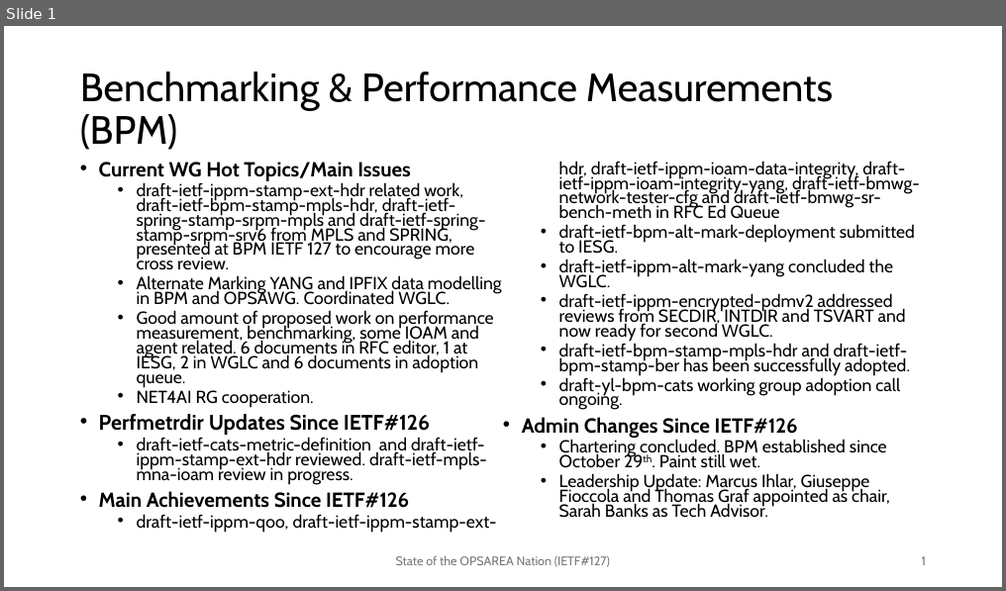
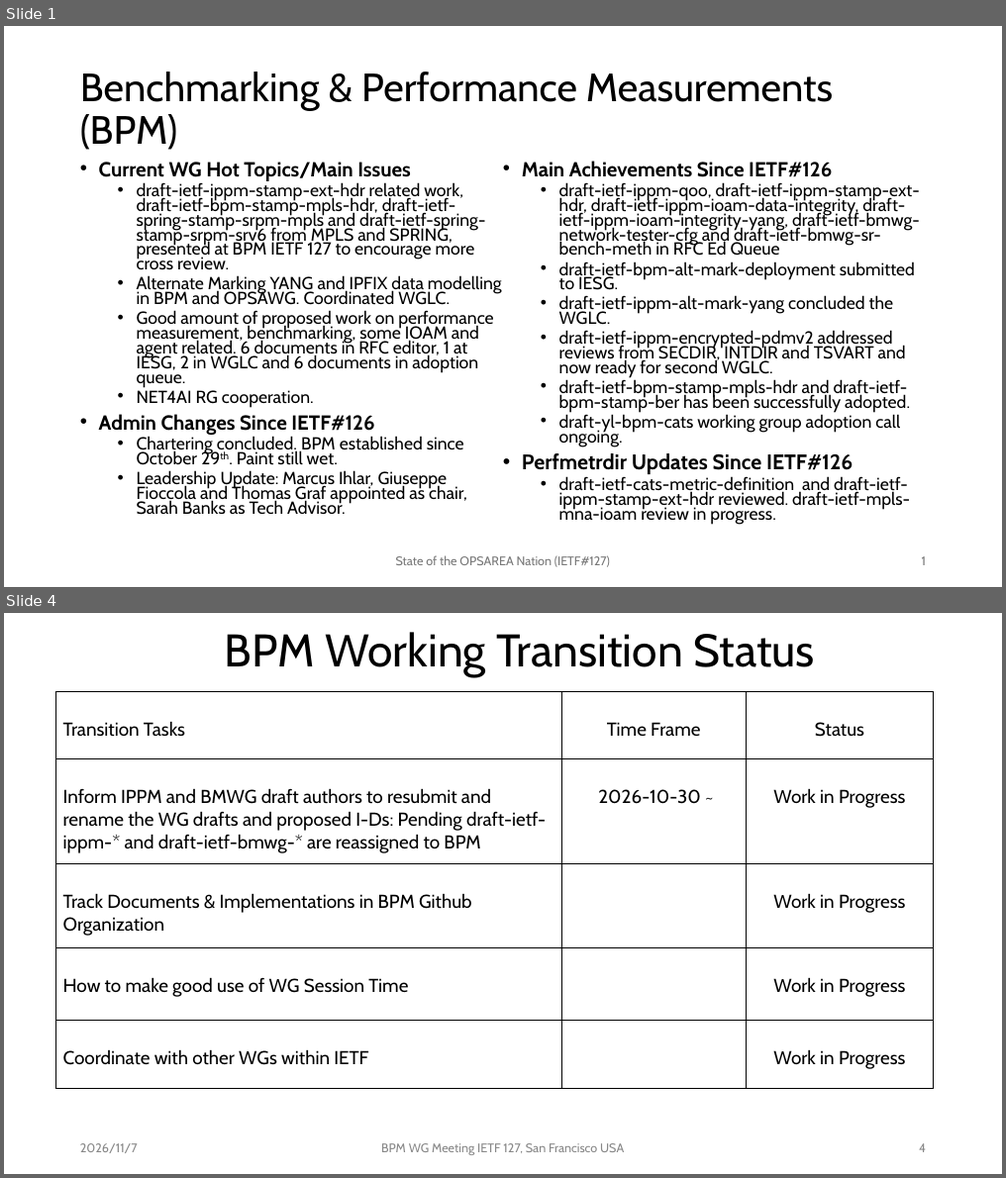
Before and after one commit to ietf-bpm-wg/meeting-materials, a slide deck: ietf127-SanFrancisco/slides/State of OPS Area-BPM-PERFMETRDIR.pptx. Shown one above the other, each under a label of ours: slide 1 before the commit, slides 1 and 4 after it; the slides between them are not shown. The pictures are 1006x591 and 1006x1178 pixels, drawn with LibreOffice and Linux fonts; fonts in the diff are those of the drawing. Boxes give left, top, right and bottom in pixels: in the first picture for what was removed or moved away, otherwise in the second. Text is boxed around its words. In the diff, an @@ line names an element or a change of style, - is before the commit and + after.

```diff
--- a/ietf127-SanFrancisco/slides/State of OPS Area-BPM-PERFMETRDIR.pptx
+++ b/ietf127-SanFrancisco/slides/State of OPS Area-BPM-PERFMETRDIR.pptx
@@ slide 4 added at <box>4,613,1002,1174</box>, background #FFFFFF @@
@@ title added at <box>225,632,815,677</box>, 44 pt, text #000000 @@
+BPM Working Transition Status
@@ table added at <box>55,691,934,1088</box>, 5 rows, 3 columns @@
+Transition Tasks | Time Frame | Status
+Inform IPPM and BMWG draft authors to resubmit and rename the WG drafts and proposed I-Ds: Pending draft-ietf-ippm-* and draft-ietf-bmwg-* are reassigned to BPM | 2026-10-30 ~ | Work in Progress
+Track Documents & Implementations in BPM Github Organization |  | Work in Progress
+How to make good use of WG Session Time |  | Work in Progress
+Coordinate with other WGs within IETF |  | Work in Progress
@@ text added at <box>80,1144,138,1154</box>, 12 pt, text #888888 @@
+2026/11/7
@@ text added at <box>381,1144,624,1156</box>, 12 pt, text #888888 @@
+BPM WG Meeting IETF 127, San Francisco USA
@@ page number added at <box>919,1144,926,1153</box>, 12 pt, text #888888 @@
+4
@@ slide 1 changed as well @@
@@ text at <box>99,414,467,515</box>: text changed @@
-  • Perfmetrdir Updates Since IETF#126
-  • draft-ietf-cats-metric-definition and draft-ietf-ippm-stamp-ext-hdr reviewed. draft-ietf-mpls-mna-ioam review in progress.
+• Admin Changes Since IETF#126
+  • Chartering concluded. BPM established since October 29th. Paint still wet.
+  • Leadership Update: Marcus Ihlar, Giuseppe Fioccola and Thomas Graf appointed as chair, Sarah Banks as Tech Advisor.
@@ text at <box>522,454,910,524</box>: text changed @@
-• Admin Changes Since IETF#126
-  • Chartering concluded. BPM established since October 29th. Paint still wet.
-  • Leadership Update: Marcus Ihlar, Giuseppe Fioccola and Thomas Graf appointed as chair, Sarah Banks as Tech Advisor.
+  • Perfmetrdir Updates Since IETF#126
+  • draft-ietf-cats-metric-definition and draft-ietf-ippm-stamp-ext-hdr reviewed. draft-ietf-mpls-mna-ioam review in progress.
```
Also in this commit, not shown: 5 other slides added, 1 other file.
